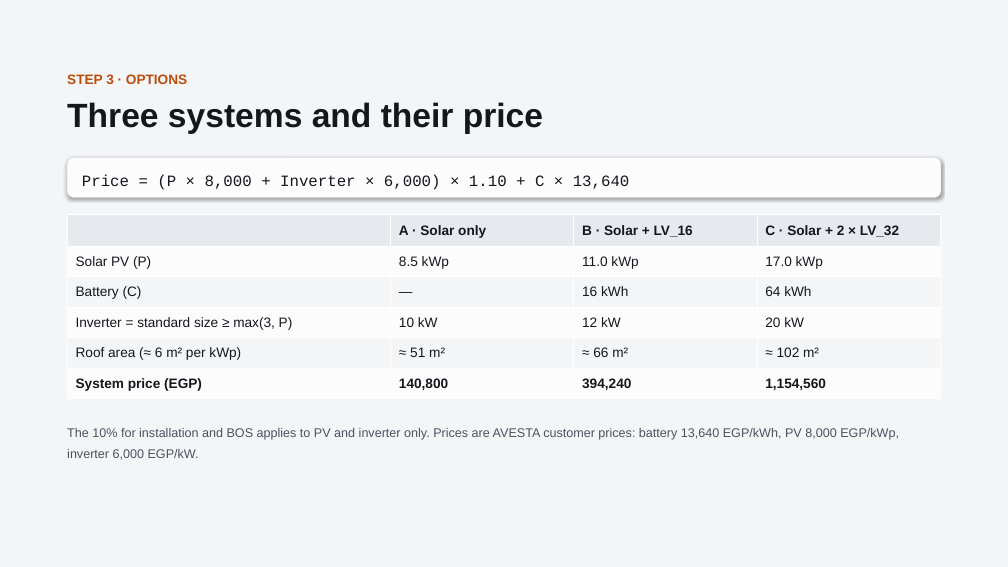
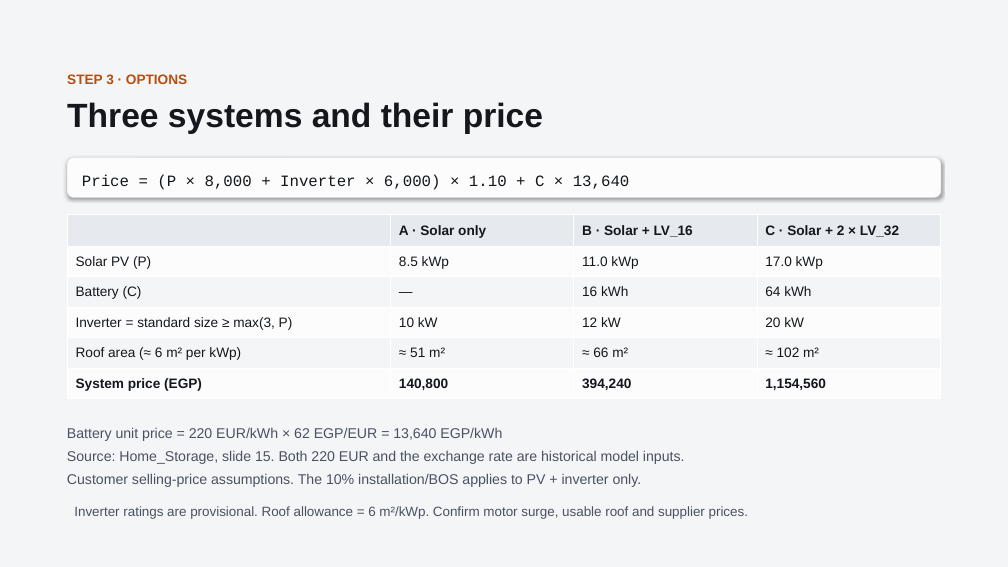
Before and after one commit to boodyelkady1998-sudo/avesta-bess-sizing-tool, a slide deck: slide 4 of El_Mo3alem_Juice_Shop_Solar_BESS.pptx (slide 5 before the commit). Drawn at 1008x567 pixels with LibreOffice and Linux fonts; fonts in the diff are those of the drawing. Boxes give left, top, right and bottom in pixels: in the first picture for what was removed or moved away, otherwise in the second. Text is boxed around its words. In the diff, an @@ line names an element or a change of style, - is before the commit and + after.

```diff
--- a/El_Mo3alem_Juice_Shop_Solar_BESS.pptx
+++ b/El_Mo3alem_Juice_Shop_Solar_BESS.pptx
@@ text at [67, 427, 685, 487]: text changed; size 12 to 13.5 pt @@
-The 10% for installation and BOS applies to PV and inverter only. Prices are AVESTA customer prices: battery 13,640 EGP/kWh, PV 8,000 EGP/kWp, inverter 6,000 EGP/kW.
+Battery unit price = 220 EUR/kWh × 62 EGP/EUR = 13,640 EGP/kWh
+Source: Home_Storage, slide 15. Both 220 EUR and the exchange rate are historical model inputs.
+Customer selling-price assumptions. The 10% installation/BOS applies to PV + inverter only.
@@ text added at [74, 506, 748, 519], 12.8 pt, text #4A5260 @@
+Inverter ratings are provisional. Roof allowance = 6 m²/kWp. Confirm motor surge, usable roof and supplier prices.
```
Also in this commit, not shown: 8 other slides changed, 1 slide removed.
